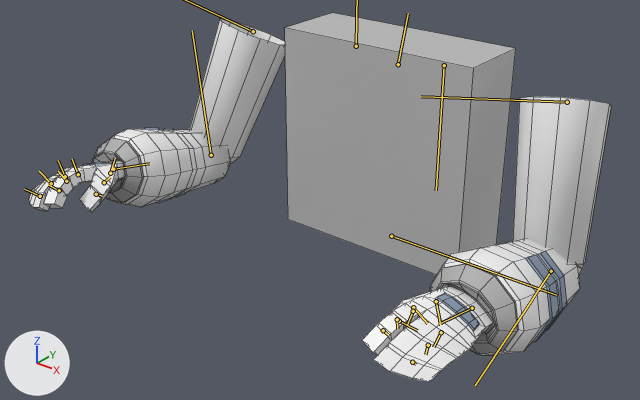
The FBX model OCD_Game/Assets/Character/Astronaut_Base.fbx as it was, and as the next commit left it.
Before and after are seen from a 50 mm lens placed at (0.355, -0.538, 0.583), pointed at (0.007, -0.103, 0.314). The axes (+X, +Y, +Z) are drawn at lower left. The lights are the same throughout. Both versions are drawn at the pose saved in each file; the numbers are the values there. The bones that bend it are drawn over the model as lines. Mesh edges are drawn as thin lines.

The first picture shows 'Astronaut'.
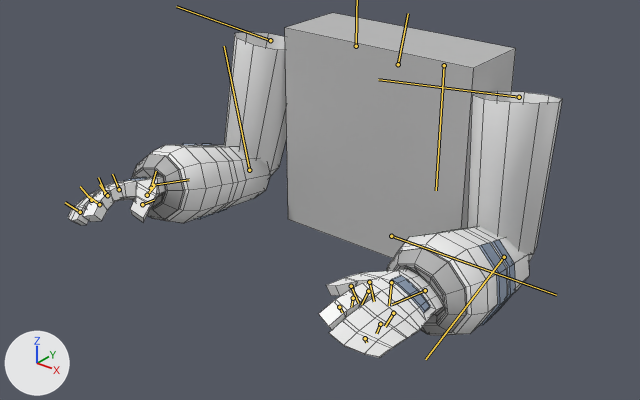
Commit message: Change Astronaut animations

What differs and where, as boxes [x1, y1, x2, y2] in the pictures (640 x 400 px):
'Astronaut', posed (15% narrower, 6% shorter)
    before: [29, 13, 611, 382]
    after: [68, 13, 562, 358]
bone 'R_lower_arm', root to tip
    before: (211, 155) to (192, 30)
    after: (249, 170) to (224, 46)
bone 'R_thumb_1', root to tip
    before: (110, 173) to (115, 158)
    after: (151, 188) to (156, 171)
bone 'R_thumb_2', root to tip
    before: (104, 182) to (110, 177)
    after: (147, 195) to (155, 185)
bone 'R_thumb_3', root to tip
    before: (96, 194) to (102, 196)
    after: (142, 204) to (154, 200)
bone 'R_fingers_1', root to tip
    before: (65, 176) to (58, 160)
    after: (105, 193) to (98, 177)
bone 'R_fingers_3', root to tip
    before: (40, 196) to (24, 189)
    after: (80, 212) to (65, 202)
bone 'R_index_1', root to tip
    before: (78, 174) to (72, 159)
    after: (119, 189) to (112, 174)
bone 'R_index_3', root to tip
    before: (59, 190) to (48, 185)
    after: (99, 204) to (89, 196)
bone 'L_upper_arm', root to tip
    before: (567, 102) to (421, 96)
    after: (519, 97) to (378, 79)
bone 'L_lower_arm', root to tip
    before: (551, 271) to (475, 385)
    after: (504, 257) to (425, 359)
bone 'L_thumb_1', root to tip
    before: (436, 301) to (440, 325)
    after: (391, 282) to (389, 305)
bone 'L_thumb_2', root to tip
    before: (413, 307) to (427, 323)
    after: (369, 282) to (374, 301)
bone 'L_thumb_3', root to tip
    before: (399, 321) to (417, 330)
    after: (351, 286) to (358, 303)
bone 'L_fingers_2', root to tip
    before: (428, 345) to (425, 354)
    after: (380, 324) to (376, 333)
bone 'L_fingers_3', root to tip
    before: (412, 362) to (416, 364)
    after: (365, 338) to (366, 342)
bone 'L_index_2', root to tip
    before: (397, 319) to (397, 328)
    after: (353, 298) to (351, 307)
bone 'L_index_3', root to tip
    before: (383, 330) to (388, 335)
    after: (339, 307) to (342, 312)

Patch to the scene script:
```diff
--- a/OCD_Game/Assets/Character/Astronaut_Base.fbx.py
+++ b/OCD_Game/Assets/Character/Astronaut_Base.fbx.py
@@ bone_r_upper_arm @@
 bone_r_upper_arm = bpy.data.objects['Armature'].pose.bones['R_upper_arm']  # child of 'R_Calvicle'
-bone_r_upper_arm.location = (0.0, 0.0, 0.0)
-bone_r_upper_arm.rotation_quaternion = (0.754, 0.112, 0.133, -0.633)  # degrees (0, 20, -80)
+bone_r_upper_arm.location = (-2.9, 0.0, -1.0)
+bone_r_upper_arm.rotation_quaternion = (0.734, 0.059, 0.064, -0.673)  # degrees (0, 10, -85)
@@ bone_r_lower_arm @@
 bone_r_lower_arm = bpy.data.objects['Armature'].pose.bones['R_lower_arm']  # child of 'R_upper_arm'
-bone_r_lower_arm.rotation_quaternion = (0.663, -0.383, 0.557, 0.321)  # degrees (-60, 80, 0)
+bone_r_lower_arm.rotation_quaternion = (0.612, -0.354, 0.612, 0.354)  # degrees (-60, 90, 0)
@@ bone_r_thumb_1 @@
 bone_r_thumb_1 = bpy.data.objects['Armature'].pose.bones['R_thumb_1']  # child of 'R_wrist'
-bone_r_thumb_1.rotation_quaternion = (0.988, 0.0, 0.0, -0.157)  # degrees (0, 0, -18)
+bone_r_thumb_1.rotation_quaternion = (0.996, 0.0, 0.029, -0.082)  # degrees (0, 3, -9)
@@ bone_r_thumb_2 @@
 bone_r_thumb_2 = bpy.data.objects['Armature'].pose.bones['R_thumb_2']  # child of 'R_thumb_1'
-bone_r_thumb_2.rotation_quaternion = (0.988, 0.0, 0.0, -0.157)  # degrees (0, 0, -18)
+bone_r_thumb_2.rotation_quaternion = (0.996, 0.0, 0.029, -0.082)  # degrees (0, 3, -9)
@@ bone_r_thumb_3 @@
 bone_r_thumb_3 = bpy.data.objects['Armature'].pose.bones['R_thumb_3']  # child of 'R_thumb_2'
-bone_r_thumb_3.rotation_quaternion = (0.988, 0.0, 0.0, -0.157)  # degrees (0, 0, -18)
+bone_r_thumb_3.rotation_quaternion = (0.996, 0.0, 0.029, -0.082)  # degrees (0, 3, -9)
@@ bone_r_fingers_1 @@
 bone_r_fingers_1 = bpy.data.objects['Armature'].pose.bones['R_fingers_1']  # child of 'R_wrist'
-bone_r_fingers_1.rotation_quaternion = (0.988, 0.0, 0.0, -0.157)  # degrees (0, 0, -18)
+bone_r_fingers_1.rotation_quaternion = (0.991, 0.0, 0.0, -0.131)  # degrees (0, 0, -15)
@@ bone_r_fingers_3 @@
 bone_r_fingers_3 = bpy.data.objects['Armature'].pose.bones['R_fingers_3']  # child of 'R_fingers_2'
-bone_r_fingers_3.rotation_quaternion = (0.988, 0.0, 0.0, -0.157)  # degrees (0, 0, -18)
+bone_r_fingers_3.rotation_quaternion = (0.991, 0.0, 0.0, -0.131)  # degrees (0, 0, -15)
@@ bone_r_index_1 @@
 bone_r_index_1 = bpy.data.objects['Armature'].pose.bones['R_index_1']  # child of 'R_wrist'
-bone_r_index_1.rotation_quaternion = (0.988, 0.0, 0.0, -0.157)  # degrees (0, 0, -18)
+bone_r_index_1.rotation_quaternion = (0.991, 0.0, 0.0, -0.131)  # degrees (0, 0, -15)
@@ bone_r_index_3 @@
 bone_r_index_3 = bpy.data.objects['Armature'].pose.bones['R_index_3']  # child of 'R_index_2'
-bone_r_index_3.rotation_quaternion = (0.988, 0.0, 0.0, -0.157)  # degrees (0, 0, -18)
+bone_r_index_3.rotation_quaternion = (0.991, 0.0, 0.0, -0.131)  # degrees (0, 0, -15)
@@ bone_l_upper_arm @@
 bone_l_upper_arm = bpy.data.objects['Armature'].pose.bones['L_upper_arm']  # child of 'L_Calvicle'
-bone_l_upper_arm.location = (0.0, 0.0, 0.0)
-bone_l_upper_arm.rotation_quaternion = (0.754, 0.112, 0.133, -0.633)  # degrees (0, 20, -80)
+bone_l_upper_arm.location = (2.9, 0.0, 1.0)
+bone_l_upper_arm.rotation_quaternion = (0.734, 0.059, 0.064, -0.673)  # degrees (0, 10, -85)
@@ bone_l_lower_arm @@
 bone_l_lower_arm = bpy.data.objects['Armature'].pose.bones['L_lower_arm']  # child of 'L_upper_arm'
-bone_l_lower_arm.rotation_quaternion = (0.663, -0.383, 0.557, 0.321)  # degrees (-60, 80, 0)
+bone_l_lower_arm.rotation_quaternion = (0.612, -0.354, 0.612, 0.354)  # degrees (-60, 90, 0)
@@ bone_l_thumb_1 @@
 bone_l_thumb_1 = bpy.data.objects['Armature'].pose.bones['L_thumb_1']  # child of 'L_wrist'
-bone_l_thumb_1.rotation_quaternion = (0.988, 0.0, 0.0, -0.152)  # degrees (0, 0, -17)
+bone_l_thumb_1.rotation_quaternion = (0.999, 0.0, 0.015, -0.041)  # degrees (0, 2, -5)
@@ bone_l_thumb_2 @@
 bone_l_thumb_2 = bpy.data.objects['Armature'].pose.bones['L_thumb_2']  # child of 'L_thumb_1'
-bone_l_thumb_2.rotation_quaternion = (0.988, 0.0, 0.0, -0.152)  # degrees (0, 0, -17)
+bone_l_thumb_2.rotation_quaternion = (0.999, 0.0, 0.015, -0.041)  # degrees (0, 2, -5)
@@ bone_l_thumb_3 @@
 bone_l_thumb_3 = bpy.data.objects['Armature'].pose.bones['L_thumb_3']  # child of 'L_thumb_2'
-bone_l_thumb_3.rotation_quaternion = (0.988, 0.0, 0.0, -0.152)  # degrees (0, 0, -17)
+bone_l_thumb_3.rotation_quaternion = (0.999, 0.0, 0.015, -0.041)  # degrees (0, 2, -5)
@@ bone_l_fingers_2 @@
 bone_l_fingers_2 = bpy.data.objects['Armature'].pose.bones['L_fingers_2']  # child of 'L_fingers_1'
-bone_l_fingers_2.rotation_quaternion = (0.988, 0.0, 0.0, -0.152)  # degrees (0, 0, -17)
+bone_l_fingers_2.rotation_quaternion = (0.991, 0.0, 0.0, -0.131)  # degrees (0, 0, -15)
@@ bone_l_fingers_3 @@
 bone_l_fingers_3 = bpy.data.objects['Armature'].pose.bones['L_fingers_3']  # child of 'L_fingers_2'
-bone_l_fingers_3.rotation_quaternion = (0.988, 0.0, 0.0, -0.152)  # degrees (0, 0, -17)
+bone_l_fingers_3.rotation_quaternion = (0.991, 0.0, 0.0, -0.131)  # degrees (0, 0, -15)
@@ bone_l_index_2 @@
 bone_l_index_2 = bpy.data.objects['Armature'].pose.bones['L_index_2']  # child of 'L_index_1'
-bone_l_index_2.rotation_quaternion = (0.988, 0.0, 0.0, -0.152)  # degrees (0, 0, -17)
+bone_l_index_2.rotation_quaternion = (0.991, 0.0, 0.0, -0.131)  # degrees (0, 0, -15)
@@ bone_l_index_3 @@
 bone_l_index_3 = bpy.data.objects['Armature'].pose.bones['L_index_3']  # child of 'L_index_2'
-bone_l_index_3.rotation_quaternion = (0.988, 0.0, 0.0, -0.152)  # degrees (0, 0, -17)
+bone_l_index_3.rotation_quaternion = (0.991, 0.0, 0.0, -0.131)  # degrees (0, 0, -15)
```
